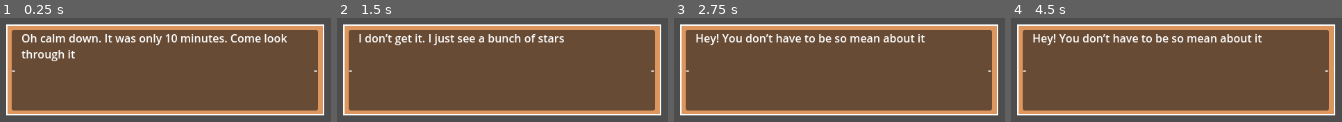
Above: before the commit, frames 1-4 (left to right).
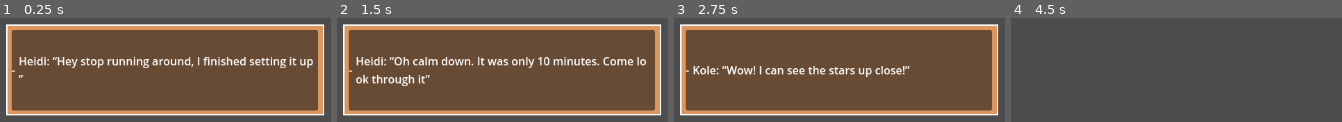
Above: after the commit, the same moments.

Repository: ATTOCORRECT/DesignWeek-Winter2025
Game: Godot game, scene res://text_box_haidi.tscn
Two runs of this game, one before a commit and one after it. Both use one fixed random seed, a clock stepped at 60 frames per second and the inputs below. This scene is started directly instead of the project's main scene.
Inputs (mouse positions are in pixels of both pictures, inside the frame that each line leads up to):
- Up to frame 1 (0.25 s): no input
- Up to frame 2 (1.5 s): tap Enter (ui_accept) at 0.5, 1.25 s; drag from (502, 70) to (outside the picture) at 0.52 s; drag from (outside the picture) to (outside the picture) at 1.27 s
- Up to frame 3 (2.75 s): tap Enter (ui_accept) at 2 s; move the mouse to (outside the picture) at 2.02 s; press the mouse at (outside the picture) at 2.03 s; hold Up (ui_up) from 2.03 s (still down); tap Mouse wheel down (zoom_out) at 2.3 s
- Up to frame 4 (4.5 s): release Up (ui_up) at 2.75 s; release the mouse at (outside the picture) at 2.75 s; tap Enter (ui_accept) at 2.75, 3.5, 3.77, 4.25 s; drag from (outside the picture) to (outside the picture) at 2.77 s; move the mouse to (outside the picture) at 3.52 s; hold Down (ui_down) 3.53-4.25 s; hold Mouse wheel down (zoom_out) 3.53-4.25 s; drag from (outside the picture) to (outside the picture) at 4.27 s

The runs differ from the first frame. In frame 1, 8.2% of the frame differs, in the area x 5-96%, y 15-58%; in frame 2, 7.3%; in frame 3, 5.7%; in frame 4, 85%, in the area x 1-98%, y 5-95%.
Error before the commit: Invalid assignment of property or key 'process_mode' with value of type 'int' on a base object of type 'Nil'. (res://singleton.gd:24)
Error after the commit: Invalid assignment of property or key 'process_mode' with value of type 'int' on a base object of type 'Nil'. (res://singleton.gd:21)

Commit message:
Revert "Merge branch 'main' into Marco's-Branch"
This reverts commit 8844151a601cda1eab23d2b5e09095527c682b02, reversing
changes made to a974e312c7f5a4aab0539cba0fbef6822884e162.

Diff:
--- a/stargazing-prototype/Game.tscn
+++ b/stargazing-prototype/Game.tscn
@@ -5,13 +5,13 @@
 [ext_resource type="Texture2D" uid="uid://dpyqfd6w603gr" path="res://assets/telescope_overlay.png" id="2_xkndl"]
 [ext_resource type="Script" uid="uid://bbl6ala82qygf" path="res://camera_3d.gd" id="3_t88pq"]
 [ext_resource type="Script" uid="uid://duefh44q85esg" path="res://player_controller.gd" id="3_u44n3"]
-[ext_resource type="PackedScene" uid="uid://c6wq8jhuy4hsw" path="res://text_box_haidi.tscn" id="3_yx171"]
+[ext_resource type="PackedScene" uid="uid://bjlnvnj5t403" path="res://text_box_haidi.tscn" id="3_yx171"]
 [ext_resource type="PackedScene" uid="uid://bn8727pnh3qip" path="res://assets/telescope_model.tscn" id="4_r0x5m"]
 [ext_resource type="PackedScene" uid="uid://bme4wp3lk5xul" path="res://simlpe_star.tscn" id="6_joorw"]
-[ext_resource type="PackedScene" path="res://star_cluster_jelly.tscn" id="6_yx171"]
+[ext_resource type="PackedScene" uid="uid://bg7a2n2lo5lgf" path="res://star_cluster_jelly.tscn" id="6_yx171"]
+[ext_resource type="PackedScene" uid="uid://qdtuwd8w723k" path="res://star_cluster_seahorse.tscn" id="8_gwjdr"]
 [ext_resource type="Texture2D" uid="uid://c583xmajg272d" path="res://assets/star_medium.png" id="8_yx171"]
 [ext_resource type="Texture2D" uid="uid://bu6rokk325ecg" path="res://assets/star_big.png" id="9_yhmtn"]
-[ext_resource type="Script" uid="uid://dieeywu2aw74c" path="res://audio_manager.gd" id="12_gwjdr"]
 
 [sub_resource type="ProceduralSkyMaterial" id="ProceduralSkyMaterial_t88pq"]
 sky_top_color = Color(0.25098, 0.219608, 0.372549, 1)
@@ -71,9 +71,6 @@
 
 [node name="textBox_Haidi" parent="UI" instance=ExtResource("3_yx171")]
 
-[node name="text" parent="UI/textBox_Haidi/textBox_Haidi_Container/Panel/MarginContainer/HBoxContainer" index="1"]
-dialogueLines = Array[String](["heidi1", "kole1", "heidi2", "kole2", "heidi3", "kole3", "heidi4", "kole4", "heidi5", "kole5", "heidi6", "heidi7", "kole6", "heidi8", "kole7", "heidi9", "kole8", "heidi10", "kole9", "heidi11", "", "", "", "", "", "", "", "", "", "", "", "", "", "", "", "", "", "", "", "", "", "", "", "", "", "", "", "", "", "", "", "", "", "", "", ""])
-
 [node name="World" type="Node3D" parent="."]
 
 [node name="Telescope" type="Node3D" parent="World"]
@@ -1788,12 +1785,6 @@
 [node name="Player Controller" type="Node" parent="."]
 script = ExtResource("3_u44n3")
 
-[node name="Audio Manager" type="Node" parent="."]
-script = ExtResource("12_gwjdr")
-
-[node name="AudioStreamPlayer" type="AudioStreamPlayer" parent="Audio Manager"]
-
-[editable path="UI/textBox_Haidi"]
 [editable path="World/Star Clusters/Star Cluster"]
 [editable path="World/Star Clusters/Star Cluster Jelly"]
 [editable path="World/Star Clusters/Star Cluster Seahorse"]
--- a/stargazing-prototype/audio_manager.gd
+++ /dev/null
@@ -1,7 +0,0 @@
-extends Node
-
-@onready var speaker1 = $AudioStreamPlayer
-
-func play_layer():
-	speaker1.play()
-	pass
--- a/stargazing-prototype/camera_3d.gd
+++ b/stargazing-prototype/camera_3d.gd
@@ -74,7 +74,6 @@
 func zoom_out():
 	set_zoom_out_settings()
 	print("zoom out")
-	Singleton.audio_manager.play_layer()
 
 
 func set_focus_in_settings():
--- a/stargazing-prototype/dialogue_manager/DialogueManager.gd
+++ /dev/null
@@ -1,50 +0,0 @@
-extends RichTextLabel
-@export var dialogueLines: Array[String]
-@onready var db = get_tree().get_first_node_in_group("db")
-var isActive : bool
-
-func _enter_tree() -> void:
-	Singleton.dialogue = self
-
-func _ready() -> void:
-	read_lines(0, 14)
-
-#func _ready():
-	#add_child(timer)
-	#timer.autostart = false
-	#timer.wait_time = 0.2
-	#timer.timeout.connect(func(): on_timer_timeout())
-	#timer.start()
-#
-#func on_timer_timeout():
-	#if index < 15 :
-		#index += 1
-		#
-	#elif index >= 15 && index < 19 && starIndex == 1 :
-		#index += 1
-	##print(starIndex)
-
-func next_dialogue(i):
-	match i:
-		1:
-			read_lines(15, 19)
-		2:
-			read_lines(20, 27)
-		3:
-			read_lines(28, 26)
-		4:
-			read_lines(27, 19)
-		5:
-			read_lines(15, 19)
-
-
-func read_lines(start: int, end: int):
-
-	for i in (end - start + 1):
-		#index = i + start
-		#print(line_index)
-		print(i + start)
-		text = dialogueLines[i + start]
-		await get_tree().create_timer(0.1).timeout
-
-	print("done")
--- a/stargazing-prototype/dialogue_manager/heidi_dialogue.csv
+++ /dev/null
@@ -1,30 +0,0 @@
-key,en,es
-heidi1,Hey stop running around I finished setting it up,
-heidi2,Oh calm down. It was only 10 minutes. Come look through it,
-heidi3,Try looking around,
-heidi4,"In the first page of Grandpa’s book he wrote about a very bright star, do you see it?",
-heidi5,"That’s because it is, dummy",
-heidi6,The book tells us how to find the constellation from there,
-heidi7,It’s supposed to make out a fish,
-heidi8,"Man you suck at this, no wonder grandpa never took you stargazing",
-heidi9,"Relax, it’s a joke. You just have to look at it differently. Y’know, change your perspective",
-heidi10,"See? There you go. Says here grandpa found this one on the same night he got his biggest catch. Man I remember that fish, it was so good",
-heidi11,"Grandpa wrote more sticky notes in the journal, look at the page with the fish",
-heidi12,of course you found it that fast ,
-heidi13,In the book this one is shaped like a Jellyfish,
-heidi14,If you touch their underside the sting will hurt,
-heidi15,Have you found the next one? The notes left seemed to have helped before,
-heidi16,What's this one? I don’t see it,
-heidi17,I can’t tell what it is! that's not fair,
-heidi18,Woah! There’s so many of them!,
-heidi19,What?! That’s so cool! I wish I could catch an octopus,
-heidi20,Nevermind I don’t wanna catch one now,
-heidi21,Note: limbs outstretched towards the titan of the ocean,
-heidi22,This one must have been from the time grandpa got swallowed by a whale!,
-heidi23,"Okay fine, but he did see a huge one!",
-heidi24,What are you talking about Kole? Stars don’t just appear,
-heidi25,Lemme see… Oh wow I don’t remember this one. It seems way brighter than the others,
-heidi26,No that’s not what I meant when-,
-heidi27,*sigh* Yeah you’re right. It has to be.,
-heidi28,It’s gonna be morning soon we gotta head back,
-heidi29,"Yeah, ‘course there is, it’s the sky. There’s also an empty spot in the book what are we supposed to do about that",
--- a/stargazing-prototype/dialogue_manager/kole_dialogue.csv
+++ /dev/null
@@ -1,28 +0,0 @@
-key,en,es
-kole1,Finally! That took you forever!,
-kole2,Wow! I can see the stars up close!,
-kole3,This is so cool! It’s like millions and millions of Christmas lights!,
-kole4,Yeah! It looks like a giant fireball,
-kole5,sigh,
-kole6,I don’t get it. I just see a bunch of stars,
-kole7,Hey! You don’t have to be so mean about it,
-kole8,I see it! I just had to really focus on it,
-kole9,He was the best chef in the whole world! Is there any more to find?,
-kole10,Found it!,
-kole11,"this one looks kinda weird, I can’t tell what it is",
-kole12,"Eww, those are disgusting. Doesn’t it hurt to touch them",
-kole13,I don’t want to ever touch that,
-kole14,I did it again!,
-kole15,I remember seeing this one with grandpa once,
-kole16,"Look again, try changing your perspective",
-kole17,This page must have been from when grandpa caught an octopus,
-kole18,Yup! He came over the next day still covered in ink it was hilarious,
-kole19,Let’s keep looking for the next one,
-kole20,This is awesome!,
-kole21,You liar! He didn’t get swallowed by a whale,
-kole22,What the? A new one appeared! Heidi look! A new star!,
-kole23,No really! It did I promise,
-kole24,Do you think that’s grandpa? You said he went to the sky right?,
-kole25,"No it has to be him! Why else would he have given us his telescope, he wanted us to see him!",
-kole26,No I wanna stay! There’s still a missing spot,
-kole27,Let’s draw grandpa’s constellation,
--- a/stargazing-prototype/game.gd
+++ b/stargazing-prototype/game.gd
@@ -6,7 +6,6 @@
 	Singleton.star_cluster = $"World/Star Clusters/Star Cluster"
 	Singleton.star_clusters = $"World/Star Clusters".get_children()
 	Singleton.player_controller = $"Player Controller"
-	Singleton.audio_manager = $"Audio Manager"
 
 func _ready() -> void:
 	Singleton.camera.set_zoom_out_settings()
--- a/stargazing-prototype/project.godot
+++ b/stargazing-prototype/project.godot
@@ -42,10 +42,6 @@
 ]
 }
 
-[internationalization]
-
-locale/translations=PackedStringArray("res://dialogue_manager/heidi_dialogue.en.translation", "res://dialogue_manager/kole_dialogue.en.translation")
-
 [rendering]
 
 renderer/rendering_method="mobile"
--- a/stargazing-prototype/singleton.gd
+++ b/stargazing-prototype/singleton.gd
@@ -9,9 +9,6 @@
 var index = 0
 var player_controller: Node
 var telescope: Node3D
-var audio_manager: Node
-
-var dialogue: Control
 
 func _physics_process(delta: float) -> void:
 	#print(active_state)
@@ -32,5 +29,3 @@
 	else:
 		star_cluster = null
 		print("done")
-
-	dialogue.next_dialogue(index)
--- a/stargazing-prototype/star_cluster.gd
+++ b/stargazing-prototype/star_cluster.gd
@@ -47,7 +47,6 @@
 		return
 
 	print("solved")
-
 	Singleton.active_state = Singleton.State.NO_TARGET
 	get_child(0).process_mode = Node.PROCESS_MODE_DISABLED
 	Singleton.star_cluster = null
--- a/stargazing-prototype/text_box_haidi.tscn
+++ b/stargazing-prototype/text_box_haidi.tscn
@@ -1,6 +1,6 @@
-[gd_scene load_steps=3 format=3 uid="uid://c6wq8jhuy4hsw"]
+[gd_scene load_steps=3 format=3 uid="uid://bjlnvnj5t403"]
 
-[ext_resource type="Script" uid="uid://bhpbwwencev7g" path="res://dialogue_manager/DialogueManager.gd" id="2_wu82e"]
+[ext_resource type="Script" uid="uid://q1ogrxcey64r" path="res://text_box_haidi.gd" id="1_mwxyh"]
 
 [sub_resource type="StyleBoxFlat" id="StyleBoxFlat_r7kl2"]
 bg_color = Color(0.866667, 0.588235, 0.368627, 1)
@@ -11,6 +11,7 @@
 border_color = Color(1, 1, 1, 1)
 
 [node name="textBox_Haidi" type="CanvasLayer"]
+script = ExtResource("1_mwxyh")
 
 [node name="textBox_Haidi_Container" type="MarginContainer" parent="."]
 anchors_preset = 12
@@ -47,13 +48,11 @@
 layout_mode = 2
 text = "- "
 
-[node name="text" type="RichTextLabel" parent="textBox_Haidi_Container/Panel/MarginContainer/HBoxContainer"]
+[node name="text" type="Label" parent="textBox_Haidi_Container/Panel/MarginContainer/HBoxContainer"]
 layout_mode = 2
 size_flags_horizontal = 3
 text = "text test for the sake of running the test"
-autowrap_mode = 2
-script = ExtResource("2_wu82e")
-dialogueLines = Array[String](["heidi1", "kole1", "heidi2", "kole2", "heidi3", "kole3", "heidi4", "kole4", "heidi5", "kole5", "heidi6", "heidi7", "kole6", "heidi8", "kole7", "heidi9", "kole8", "heidi10", "kole9", "heidi11", "kole10", "heidi12", "kole11", "heidi13", "kole12", "heidi14", "kole13", "heidi15", "kole14", "heidi16", "kole15", "heidi17", "kole16", "heidi18", "kole17", "heidi19", "kole18", "heidi20", "kole19", "heidi21", "kole20", "heidi22", "kole21", "heidi23", "kole22", "heidi24", "kole23", "heidi25", "kole24", "heidi26", "kole25", "heidi27", "heidi28", "kole26", "heidi29", "kole 27"])
+autowrap_mode = 1
 
 [node name="endTextEdge" type="Label" parent="textBox_Haidi_Container/Panel/MarginContainer/HBoxContainer"]
 layout_mode = 2
Not shown, removed: stargazing-prototype/audio_manager.gd.uid
Not shown, removed: stargazing-prototype/dialogue_manager/DialogueManager.gd.uid
Not shown, removed: stargazing-prototype/dialogue_manager/heidi_dialogue.csv.import
Binary file removed: stargazing-prototype/dialogue_manager/heidi_dialogue.en.translation
Binary file removed: stargazing-prototype/dialogue_manager/heidi_dialogue.es.translation
Not shown, removed: stargazing-prototype/dialogue_manager/kole_dialogue.csv.import
Binary file removed: stargazing-prototype/dialogue_manager/kole_dialogue.en.translation
Binary file removed: stargazing-prototype/dialogue_manager/kole_dialogue.es.translation
